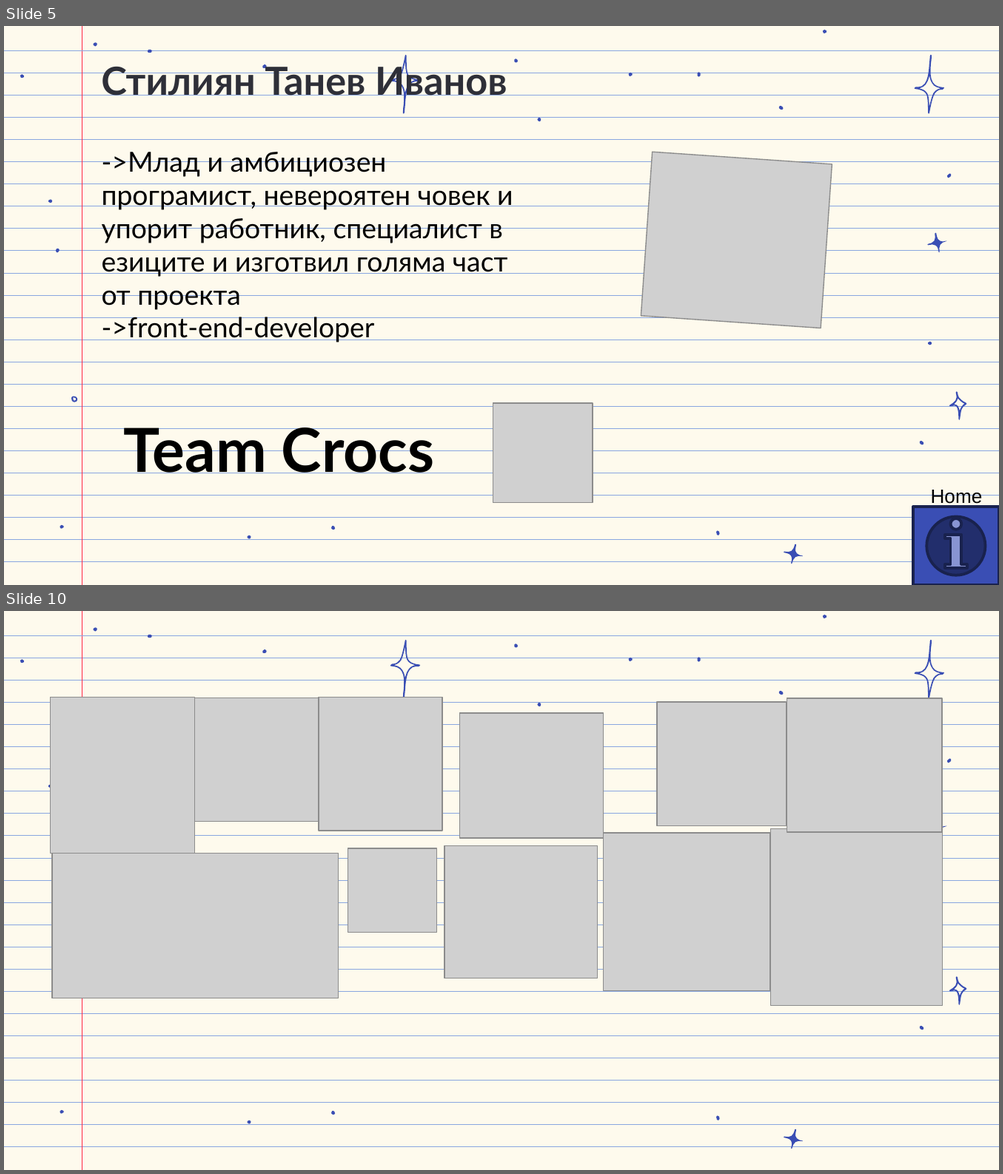
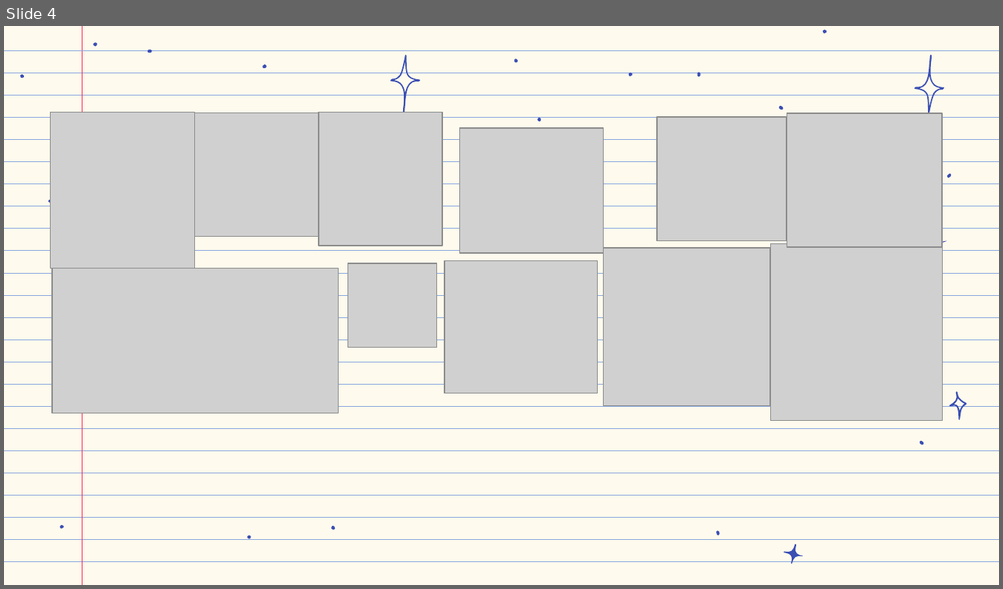
Before and after one commit to codingburgas/school-project-assignment-crocs, a slide deck: DigitalSchool documents/CrocsPresentation.pptx. Shown one above the other, each under a label of ours: slides 5 and 10 before the commit, slide 4 after it; the slides between them are not shown. The pictures are 1003x1174 and 1003x589 pixels, drawn with LibreOffice and Linux fonts; fonts in the diff are those of the drawing; grey boxes stand for pictures; background and template pictures are left out. Boxes give left, top, right and bottom in pixels: in the first picture for what was removed or moved away, otherwise in the second. Text is boxed around its words. In the diff, an @@ line names an element or a change of style, - is before the commit and + after.

```diff
--- a/DigitalSchool documents/CrocsPresentation.pptx
+++ b/DigitalSchool documents/CrocsPresentation.pptx
@@ slide 5 removed at (x1=4, y1=26, x2=999, y2=585), background #FEFAED; not listed: 49 template elements that a slide beside it also shows @@
@@ text removed at (x1=101, y1=62, x2=506, y2=102) @@
-Стилиян Танев Иванов
@@ text removed at (x1=102, y1=152, x2=512, y2=343) @@
-->Млад и амбициозен програмист, невероятен човек и упорит работник, специалист в езиците и изготвил голяма част от проекта
-->front-end-developer
@@ picture removed at (x1=641, y1=153, x2=832, y2=329) @@
@@ freeform shape removed at (x1=56, y1=249, x2=60, y2=252) @@
@@ freeform shape removed at (x1=927, y1=342, x2=931, y2=345) @@
@@ freeform shape removed at (x1=71, y1=396, x2=77, y2=402) @@
@@ picture removed at (x1=493, y1=403, x2=593, y2=503) @@
@@ text removed at (x1=123, y1=428, x2=435, y2=474) @@
-Team Crocs
@@ text removed at (x1=930, y1=490, x2=982, y2=508) @@
-Home
@@ action button information removed at (x1=913, y1=507, x2=999, y2=585) @@
@@ what was slide 10 is now slide 4 @@
```
Also in this commit, not shown: 1 slide changed, 5 other slides removed, 1 other file.
